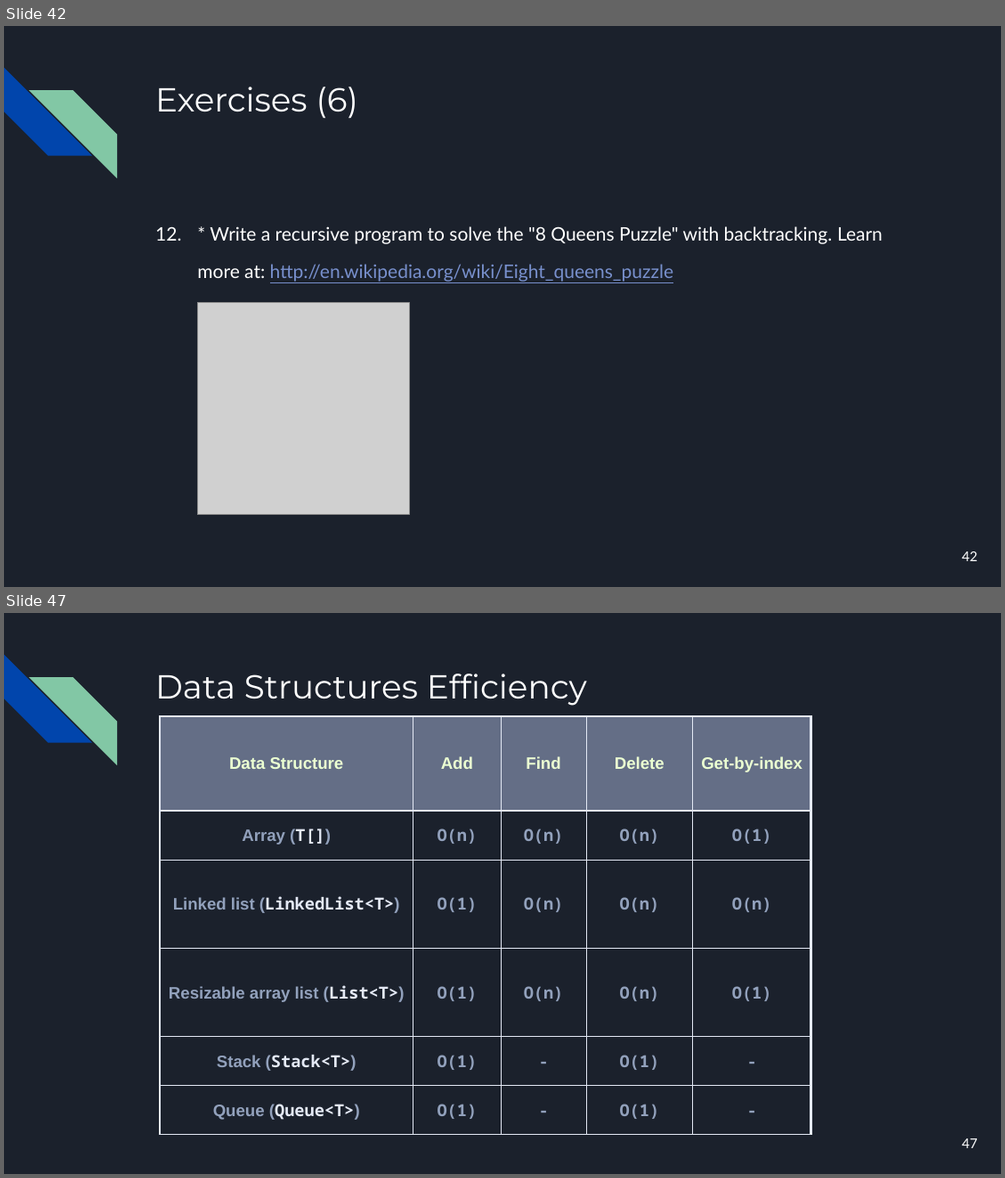
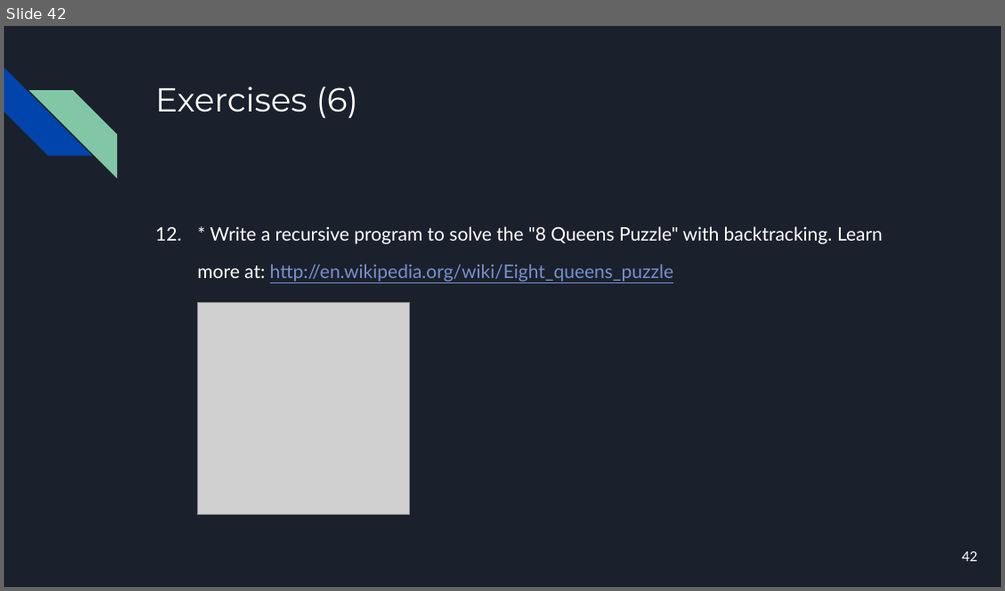
Before and after one commit to bulhard/DSA2022, a slide deck: _Presentations/08 Recursion.pptx. Shown one above the other, each under a label of ours: slides 42 and 47 before the commit, slide 42 after it; the slides between them are not shown. The pictures are 1005x1178 and 1005x591 pixels, drawn with LibreOffice and Linux fonts; fonts in the diff are those of the drawing; grey boxes stand for pictures. Boxes give left, top, right and bottom in pixels: in the first picture for what was removed or moved away, otherwise in the second. Text is boxed around its words. In the diff, an @@ line names an element or a change of style, - is before the commit and + after.

```diff
--- a/_Presentations/08 Recursion.pptx
+++ b/_Presentations/08 Recursion.pptx
@@ slide 47 removed at (4, 613, 1001, 1174), background #1B212C; not listed: 2 template elements that a slide beside it also shows @@
@@ title removed at (155, 674, 587, 706) @@
-Data Structures Efficiency
@@ table removed at (160, 716, 811, 1134), 6 rows, 5 columns @@
-Data Structure | Add | Find | Delete | Get-by-index
-Array (T[]) | O(n) | O(n) | O(n) | O(1)
-Linked list (LinkedList<T>) | O(1) | O(n) | O(n) | O(n)
-Resizable array list (List<T>) | O(1) | O(n) | O(n) | O(1)
-Stack (Stack<T>) | O(1) | - | O(1) | -
-Queue (Queue<T>) | O(1) | - | O(1) | -
@@ page number removed at (962, 1138, 978, 1148) @@
-47
```
Also in this commit, not shown: 12 other slides removed.
